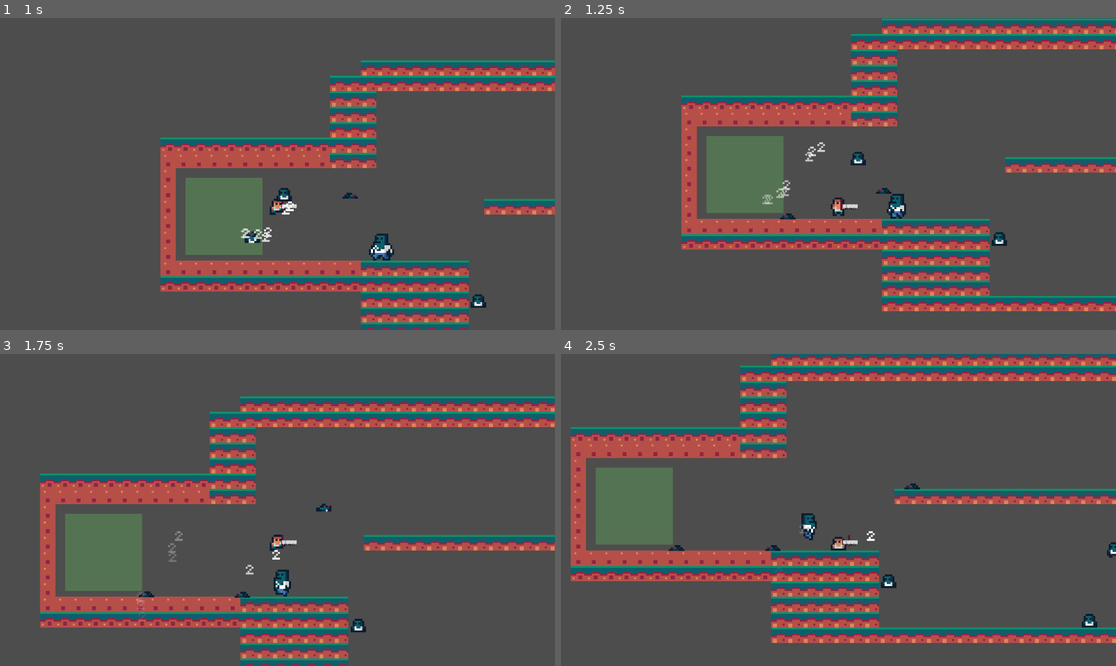
Above: before the commit, frames 1-4 (two rows, left to right).
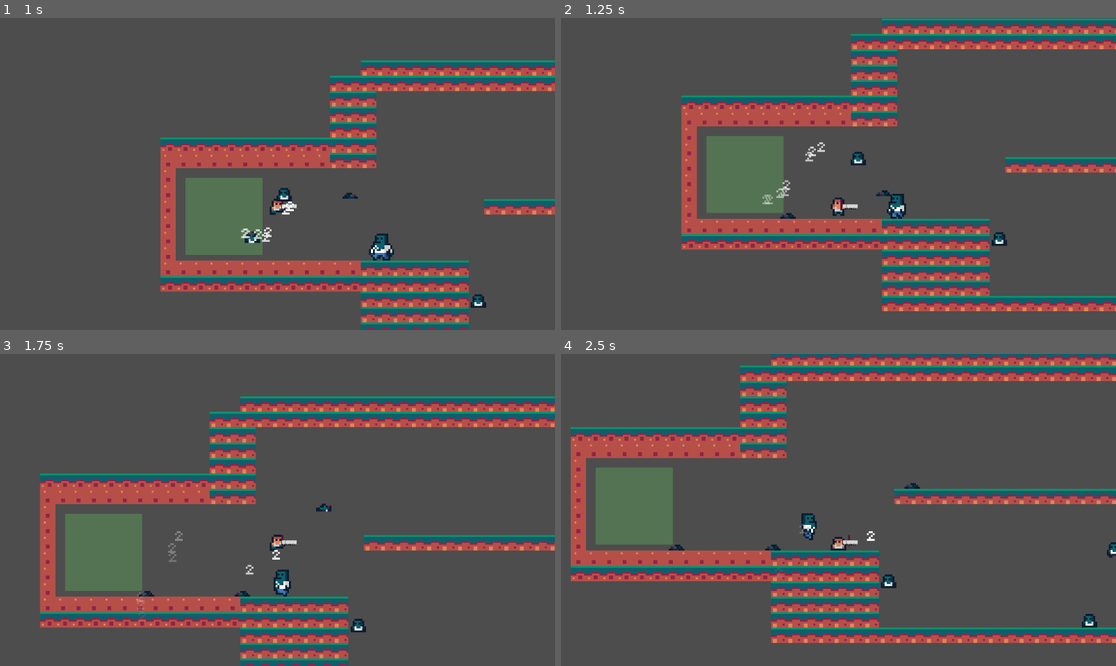
Above: after the commit, the same moments.

Repository: OllieBlomfield/zombie_game
Game: Godot game, scene res://scenes/levels/zombie_test_arena.tscn
Two runs of this game, one before a commit and one after it. Both use one fixed random seed, a clock stepped at 60 frames per second and the inputs below. This scene is started directly instead of the project's main scene. The engine's default icon, where the game draws it, is replaced by a stand-in: a white triangle on a blue panel in a dark square.
Inputs:
- Up to frame 1 (1 s): hold D (right) from 0.53 s (still down); hold M (attack) from 0.53 s (still down); tap Space (jump) at 0.77 s
- Up to frame 2 (1.25 s): keep holding D (right); keep holding M (attack)
- Up to frame 3 (1.75 s): keep holding D (right); release M (attack) at 1.28 s; tap M (attack) at 1.35 s; tap Space (jump) at 1.52 s
- Up to frame 4 (2.5 s): release D (right) at 2.03 s; hold A (left) from 2.03 s (still down); hold M (attack) from 2.03 s (still down)

Frame 1 is identical in both runs. In frame 2, less than 0.1% of the frame differs, in the area x 39-60%, y 54-65%; in frame 3, less than 0.1%; in frame 4, less than 0.1%.

Commit message:
added corpse texture customizability for zombies

Diff:
--- a/scenes/objects/tank_zombie.tscn
+++ b/scenes/objects/tank_zombie.tscn
@@ -1,6 +1,7 @@
 [gd_scene format=3 uid="uid://t62muxfho6v5"]
 
 [ext_resource type="Script" uid="uid://c3vd3j8w8ginx" path="res://scripts/objects/zombie.gd" id="1_q43cu"]
+[ext_resource type="Texture2D" uid="uid://b8d6r5acjitm7" path="res://graphics/enemies/tank_corpse.png" id="2_aue2k"]
 [ext_resource type="Shader" uid="uid://hyty3ti1voqp" path="res://shaders/flash.gdshader" id="2_rvy5v"]
 [ext_resource type="Texture2D" uid="uid://c3uimqytrq8r0" path="res://graphics/enemies/tank_zombie.png" id="3_aue2k"]
 [ext_resource type="Script" uid="uid://bcrt8c45areik" path="res://components/health.gd" id="4_kpwv2"]
@@ -130,6 +131,7 @@
 speed = 12.0
 jump_velocity = -200.0
 acceleration = 1.2
+corpse_texture = ExtResource("2_aue2k")
 metadata/_custom_type_script = "uid://c3vd3j8w8ginx"
 
 [node name="AnimatedSprite2D" type="AnimatedSprite2D" parent="." unique_id=451278756]
--- a/scenes/objects/zombie.tscn
+++ b/scenes/objects/zombie.tscn
@@ -1,6 +1,7 @@
 [gd_scene format=3 uid="uid://fthck4igf32o"]
 
 [ext_resource type="Script" uid="uid://c3vd3j8w8ginx" path="res://scripts/objects/zombie.gd" id="1_xcqe2"]
+[ext_resource type="Texture2D" uid="uid://xy6gyiymvc71" path="res://graphics/enemies/base_corpse.png" id="2_cutmx"]
 [ext_resource type="Script" uid="uid://bcrt8c45areik" path="res://components/health.gd" id="3_rln44"]
 [ext_resource type="Script" uid="uid://clpibth8iopnl" path="res://components/hitbox.gd" id="4_cutmx"]
 [ext_resource type="Script" uid="uid://bwjbhslyjufr3" path="res://components/hurtbox.gd" id="5_d5t1q"]
@@ -91,6 +92,7 @@
 health = NodePath("Health")
 hitbox = NodePath("HitBox")
 hurtbox = NodePath("HurtBox")
+corpse_texture = ExtResource("2_cutmx")
 
 [node name="Health" type="Node" parent="." unique_id=374794825]
 script = ExtResource("3_rln44")
--- a/scenes/objects/zombie_corpse.tscn
+++ b/scenes/objects/zombie_corpse.tscn
@@ -1,19 +1,20 @@
 [gd_scene format=3 uid="uid://cu7c7xb3s47re"]
 
-[ext_resource type="Texture2D" uid="uid://beljfkcwcnq2" path="res://graphics/enemies/base_zombie.png" id="1_fvgvb"]
+[ext_resource type="Script" uid="uid://br5gnlsbdfel2" path="res://scripts/objects/zombie_corpse.gd" id="1_q7hdk"]
+[ext_resource type="Texture2D" uid="uid://xy6gyiymvc71" path="res://graphics/enemies/base_corpse.png" id="2_2j251"]
 
 [sub_resource type="RectangleShape2D" id="RectangleShape2D_fvgvb"]
 size = Vector2(8, 3)
 
-[node name="ZombieCorpse" type="RigidBody2D" unique_id=1538134358]
+[node name="ZombieCorpse" type="CharacterBody2D" unique_id=100542997]
 collision_layer = 0
 collision_mask = 4
+script = ExtResource("1_q7hdk")
+corpse_texture = ExtResource("2_2j251")
 
 [node name="Sprite2D" type="Sprite2D" parent="." unique_id=758524122]
-texture = ExtResource("1_fvgvb")
-region_enabled = true
-region_rect = Rect2(16, 24, 8, 8)
+position = Vector2(0, 2)
 
 [node name="CollisionShape2D" type="CollisionShape2D" parent="." unique_id=1210668645]
-position = Vector2(0, 2.5)
+position = Vector2(0, 2)
 shape = SubResource("RectangleShape2D_fvgvb")
--- a/scripts/objects/zombie.gd
+++ b/scripts/objects/zombie.gd
@@ -12,6 +12,8 @@
 @export var gravity: float = 600.0
 @export var acceleration: float = 2.0
 @export var friction: float = 800.0
+
+@export var corpse_texture: CompressedTexture2D
 
 @onready var animated_sprite_2d: AnimatedSprite2D = $AnimatedSprite2D
 @onready var wall_detector: RayCast2D = $WallDetector
@@ -132,9 +134,10 @@
 
 func _on_animation_finished() -> void:
 	print("DONE")
-	if state == States.DEAD:
-		var corpse = ZOMBIE_CORPSE.instantiate() as Node2D
+	if state == States.DEAD: #might be more satisfying to only do this when they land on the ground?
+		var corpse = ZOMBIE_CORPSE.instantiate() as ZombieCorpse
 		corpse.global_position = global_position
+		corpse.corpse_texture = corpse_texture
 		get_parent().add_child(corpse)
 		queue_free()
 
--- /dev/null
+++ b/scripts/objects/zombie_corpse.gd
@@ -0,0 +1,12 @@
+extends CharacterBody2D
+class_name ZombieCorpse
+
+@export var corpse_texture: CompressedTexture2D
+@onready var sprite_2d: Sprite2D = $Sprite2D
+
+func _ready() -> void:
+	sprite_2d.texture = corpse_texture
+
+func _physics_process(delta: float) -> void:
+	velocity.y += 900 * delta
+	move_and_slide()
Binary file added: graphics/enemies/base_corpse.png
Not shown, added: graphics/enemies/base_corpse.png.import
Binary file added: graphics/enemies/tank_corpse.png
Not shown, added: graphics/enemies/tank_corpse.png.import
Not shown, added: scripts/objects/zombie_corpse.gd.uid
